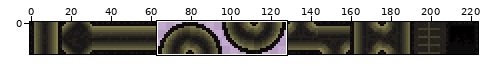
Sprite sheet, stored at assets/images/tilemapGround.png. Above, an overview of the earlier version with the close-up marked.
Close-up. Old version:
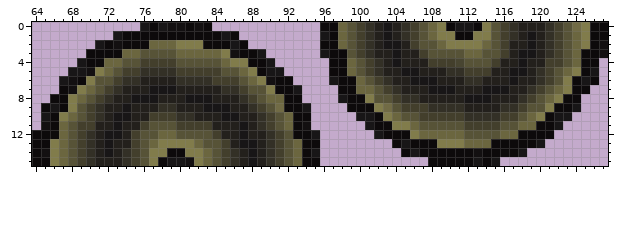
The file is 224x16 pixels. Colours within 5 levels of each other are drawn and written as one. Shown: x 64..127, y 0..15.
New version:
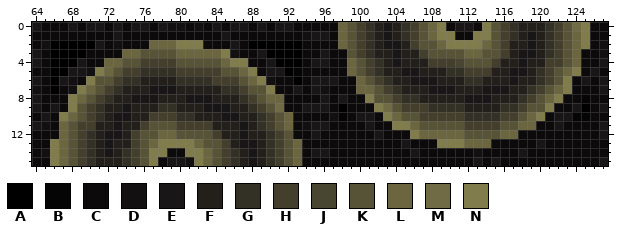
Palette (. is transparent): A #000000  B #060505  C #0d0a0b  D #131011  E #181617  F #23201c  G #333026  H #433f2c  J #484531  K #575337  L #6b663f  M #716b45  N #817c4b
The edit:
The author put colour A in row 2 at x 66 to 70 and 88 to 93; in row 3 at x 66 to 69 and 90 to 93; in row 4 at x 66 to 68 and 91 to 93; in row 5 at x 66 to 67 and 92; in row 6 at x 66 and 93; in row 7 at x 66.
The author put colour A in row 9 at x 98 and 125.
The author put colour B in row 5 at x 93; in row 8 at x 125; in row 10 at x 98 and 124 to 125.
The author put colour C in row 0 at x 65 to 67, 69, 72, 74, 85, 88, 90 and 93 to 95; in row 1 at x 64 to 72 and 87 to 93; in row 2 at x 64 and 94 to 95; in row 3 at x 65 and 94 to 95; in row 4 at x 65 and 94; in row 5 at x 64 to 65, 94 to 96 and 127.
The author put colour C in row 6 at x 65 and 94; in row 7 at x 65, 94, 97 and 126; in row 8 at x 65, 94 to 95, 97 and 126 to 127; in row 9 at x 97 and 126; in row 10 at x 64, 95 to 96, 99 and 126 to 127; in row 11 at x 97 to 100 and 123 to 126.
The author put colour C in row 12 at x 96 to 101 and 122 to 126; in row 13 at x 96 to 103 and 121 to 127; in row 14 at x 97 to 104 and 119 to 127; in row 15 at x 96 to 107 and 116 to 126.
The author put colour D in row 1 at x 94; in row 2 at x 65; in row 7 at x 64 and 96; in row 10 at x 97.
The author put colour E in row 0 at x 64, 68, 70 to 71, 73, 75, 84, 86 to 87, 89 and 91 to 92; in row 1 at x 95; in row 3 at x 64; in row 4 at x 64, 95 to 96 and 127; in row 6 at x 64, 95 to 96 and 127; in row 7 at x 95 and 127.
The author put colour E in row 8 at x 64 and 96; in row 9 at x 64, 95 to 96 and 127; in row 11 at x 64, 95 to 96 and 127; in row 12 at x 127; in row 14 at x 96; in row 15 at x 127.
Changed places in both close-ups, as pixel boxes (x1, y1, x2, y2):
added: (32, 22, 140, 130)
added: (212, 22, 428, 166)
added: (500, 58, 608, 166)
